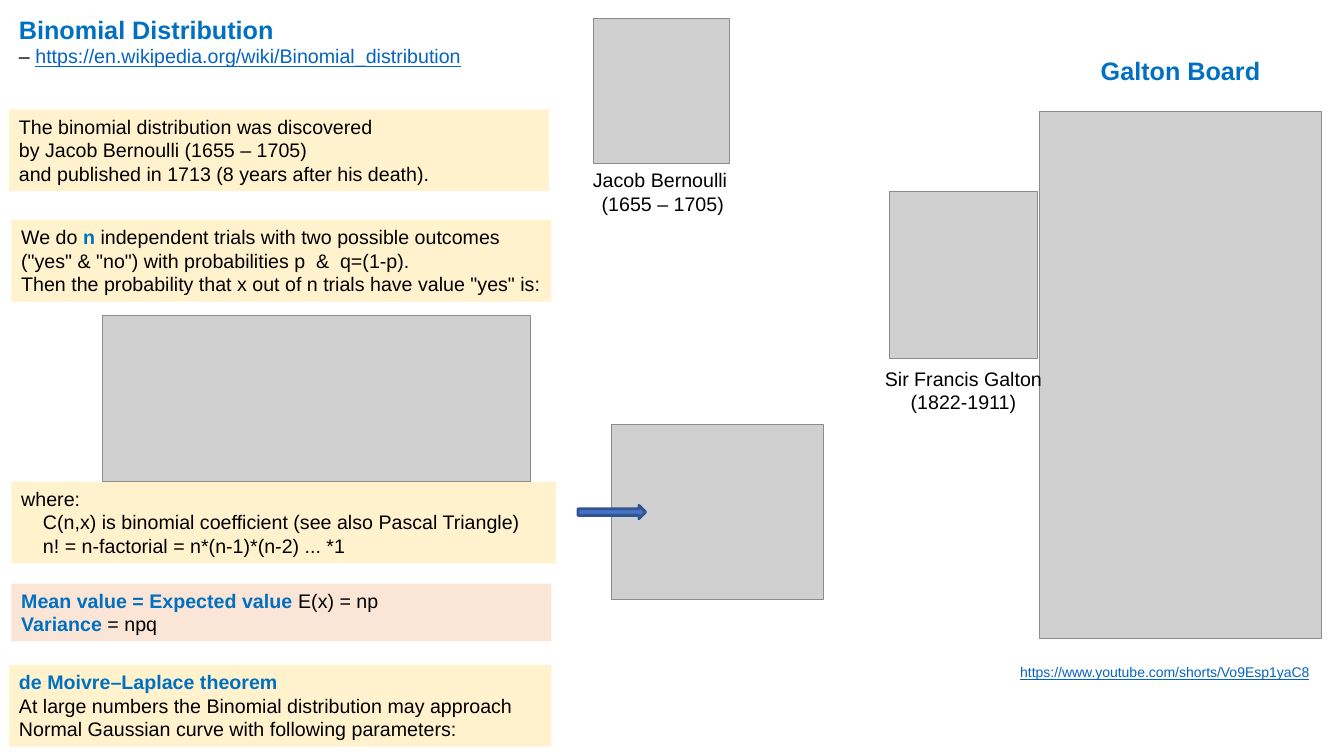
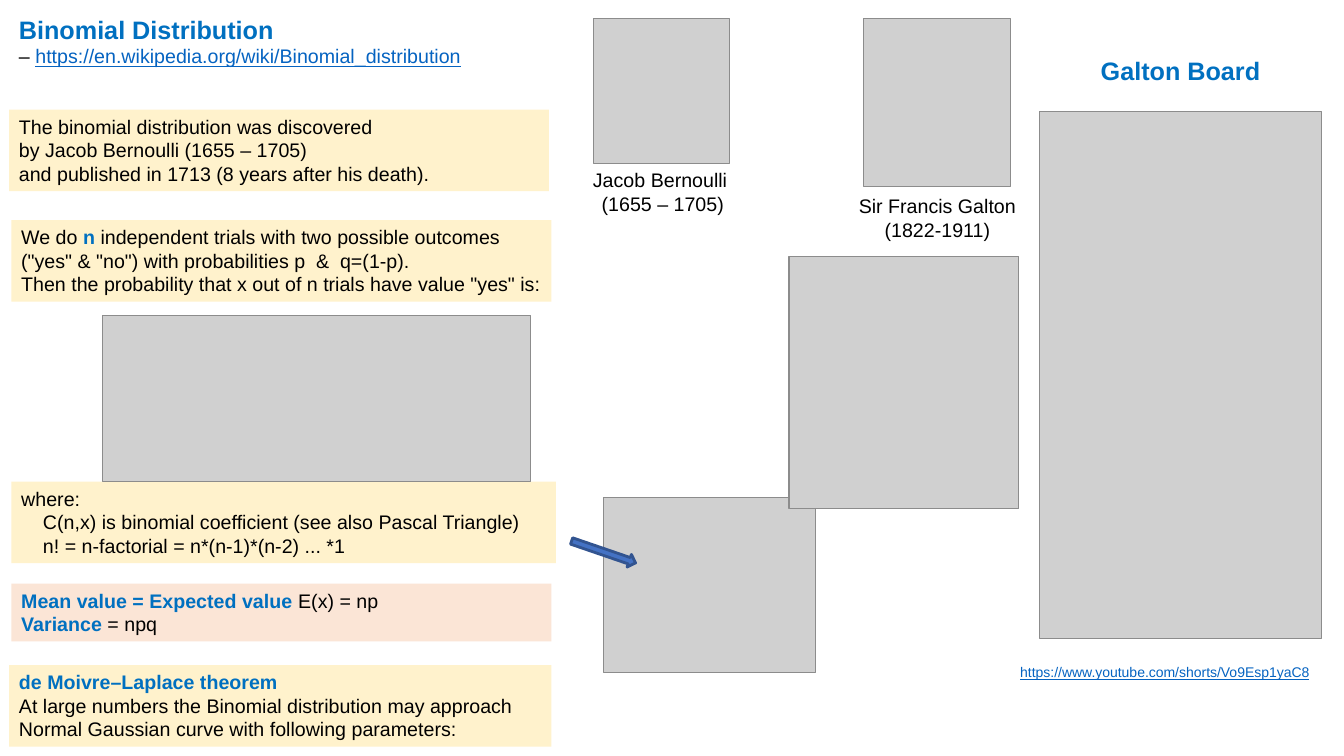
Before and after one commit to lselector/statistics, a slide deck: slide 1 of statistics_02_binomial_distribution.pptx. Drawn at 1344x756 pixels with LibreOffice and Linux fonts; fonts in the diff are those of the drawing; grey boxes stand for pictures. Boxes give left, top, right and bottom in pixels: in the first picture for what was removed or moved away, otherwise in the second. Text is boxed around its words. In the diff, an @@ line names an element or a change of style, - is before the commit and + after.

```diff
--- a/statistics_02_binomial_distribution.pptx
+++ b/statistics_02_binomial_distribution.pptx
@@ picture: place and size @@
-picture at (890,192,1037,359)
+picture at (864,19,1011,187)
@@ text "Sir Francis Galton": place and size @@
-text "Sir Francis Galton" at (885,371,1042,413)
+text "Sir Francis Galton" at (859,198,1016,241)
@@ picture added at (789,256,1019,509) @@
@@ picture: place and size @@
-picture at (612,424,824,599)
+picture at (604,498,816,673)
@@ right arrow at (569,535,638,569): rotation 0 to 18 degrees @@
```
Also in this commit, not shown: 1 other file.
